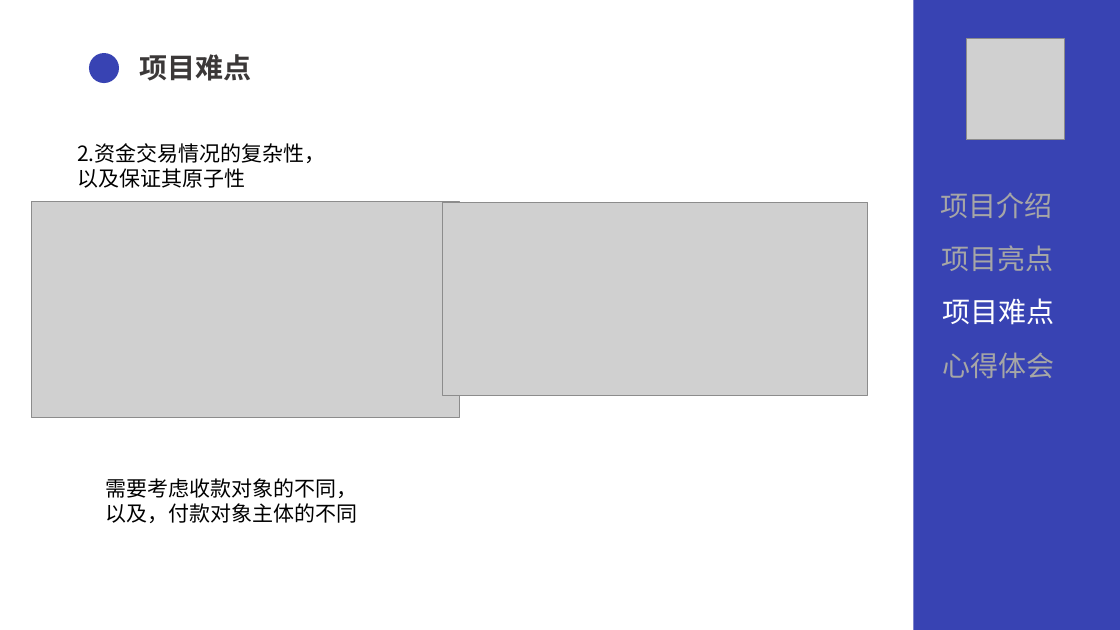
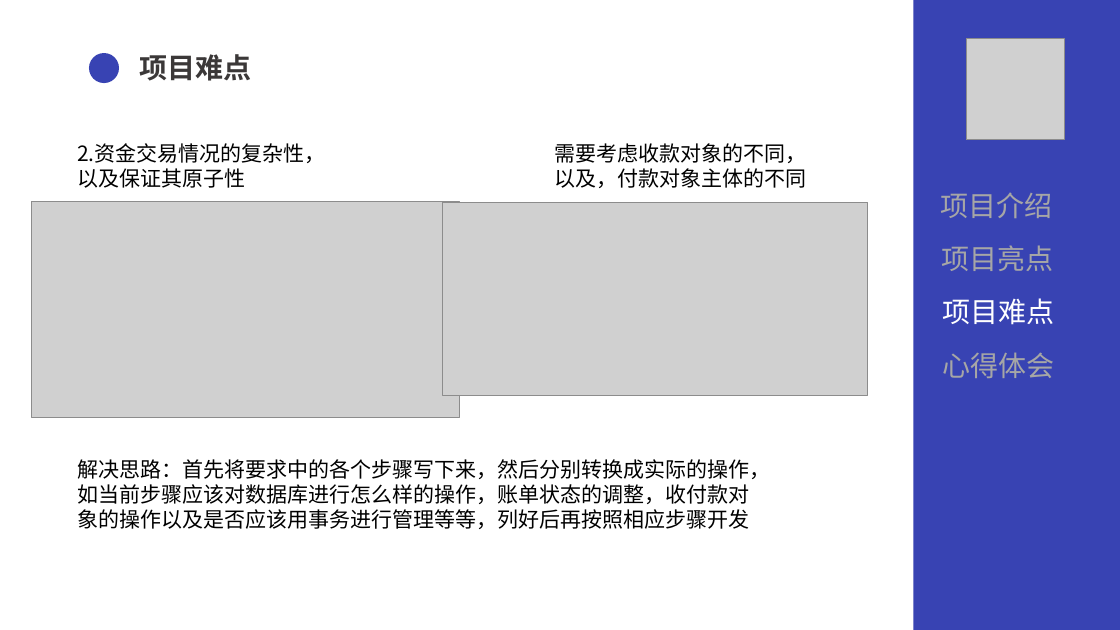
Before and after one commit to lnym123/QG_final, a slide deck: slide 17 of 文档/QG汇报.pptx (slide 16 before the commit). Drawn at 1120x630 pixels with LibreOffice and Linux fonts; fonts in the diff are those of the drawing; grey boxes stand for pictures. Boxes give left, top, right and bottom in pixels: in the first picture for what was removed or moved away, otherwise in the second. Text is boxed around its words. In the diff, an @@ line names an element or a change of style, - is before the commit and + after.

```diff
--- a/文档/QG汇报.pptx
+++ b/文档/QG汇报.pptx
@@ text "需要考虑收款对象的不同，以及，付款对象主体的不同": place and size @@
-text "需要考虑收款对象的不同，以及，付款对象主体的不同" at [106, 478, 358, 523]
+text "需要考虑收款对象的不同，以及，付款对象主体的不同" at [554, 143, 806, 188]
@@ text added at [77, 459, 770, 529], 18 pt, text #000000 @@
+解决思路：首先将要求中的各个步骤写下来，然后分别转换成实际的操作，如当前步骤应该对数据库进行怎么样的操作，账单状态的调整，收付款对象的操作以及是否应该用事务进行管理等等，列好后再按照相应步骤开发
```
Also in this commit, not shown: 14 other slides changed, 2 slides added, 1 other file.
